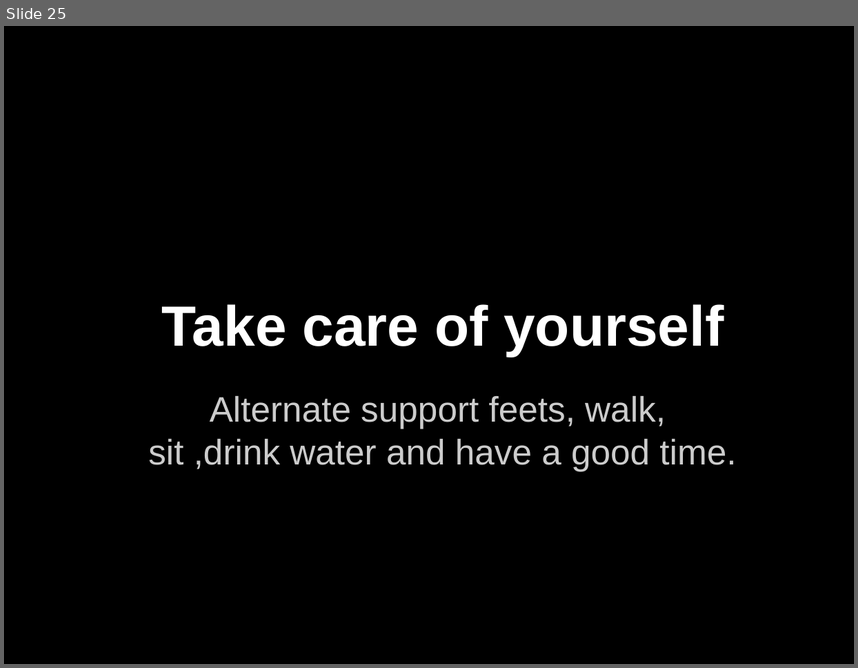
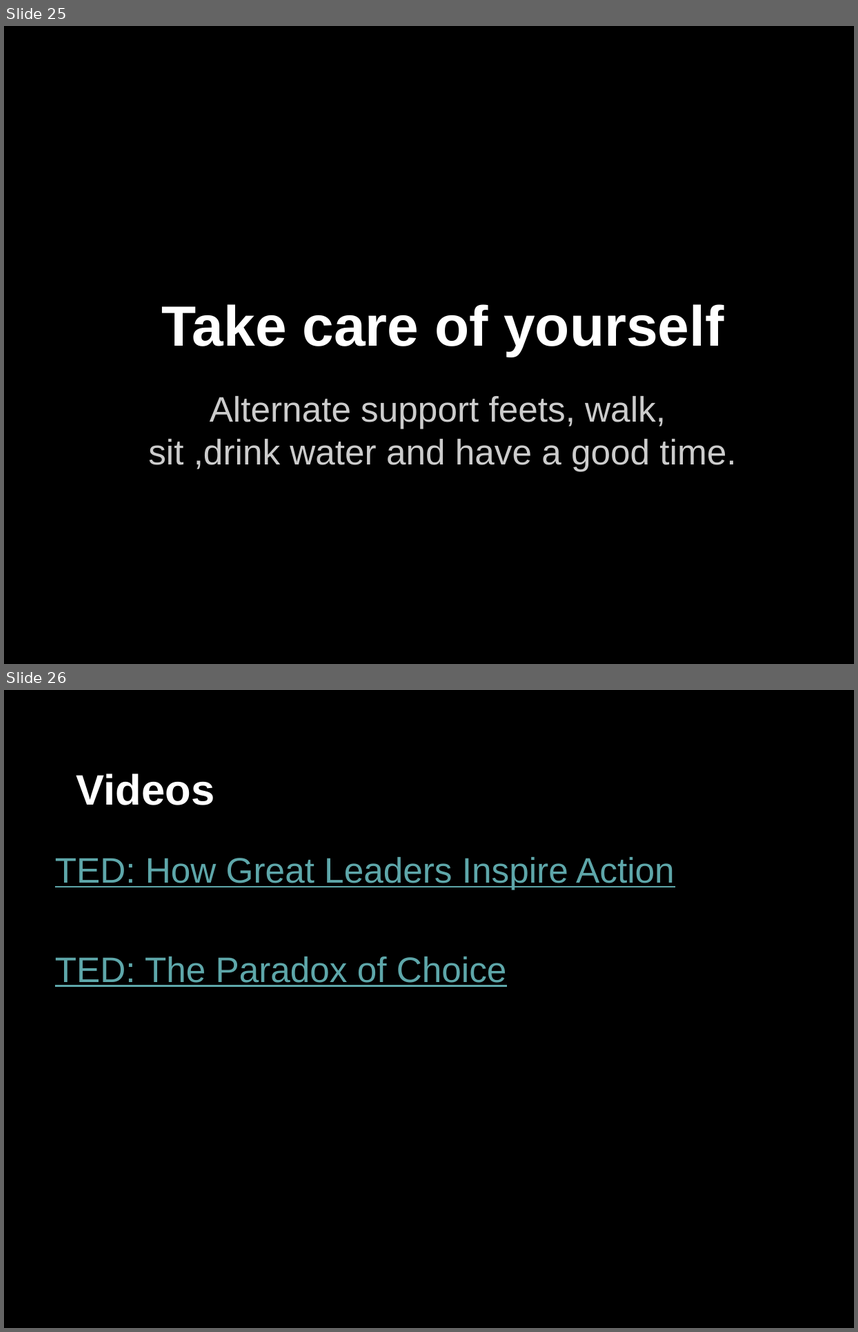
Before and after one commit to nitheeshp/AWSTrainers, a slide deck: Instructor Tips.pptx. Shown one above the other, each under a label of ours: slide 25 before the commit, slides 25 and 26 after it. The pictures are 858x668 and 858x1332 pixels, drawn with LibreOffice and Linux fonts; fonts in the diff are those of the drawing. Boxes give left, top, right and bottom in pixels: in the first picture for what was removed or moved away, otherwise in the second. Text is boxed around its words. In the diff, an @@ line names an element or a change of style, - is before the commit and + after.

```diff
--- a/Instructor Tips.pptx
+++ b/Instructor Tips.pptx
@@ slide 26 added at (x1=4, y1=690, x2=854, y2=1328), background #000000 @@
@@ title added at (x1=76, y1=773, x2=215, y2=805), 36 pt, text #FFFFFF, bold @@
+Videos
@@ text added at (x1=55, y1=857, x2=675, y2=987), 30 pt, text #5EA7AA, underline @@
+TED: How Great Leaders Inspire Action
+TED: The Paradox of Choice
```
Also in this commit, not shown: 2 slides changed.
